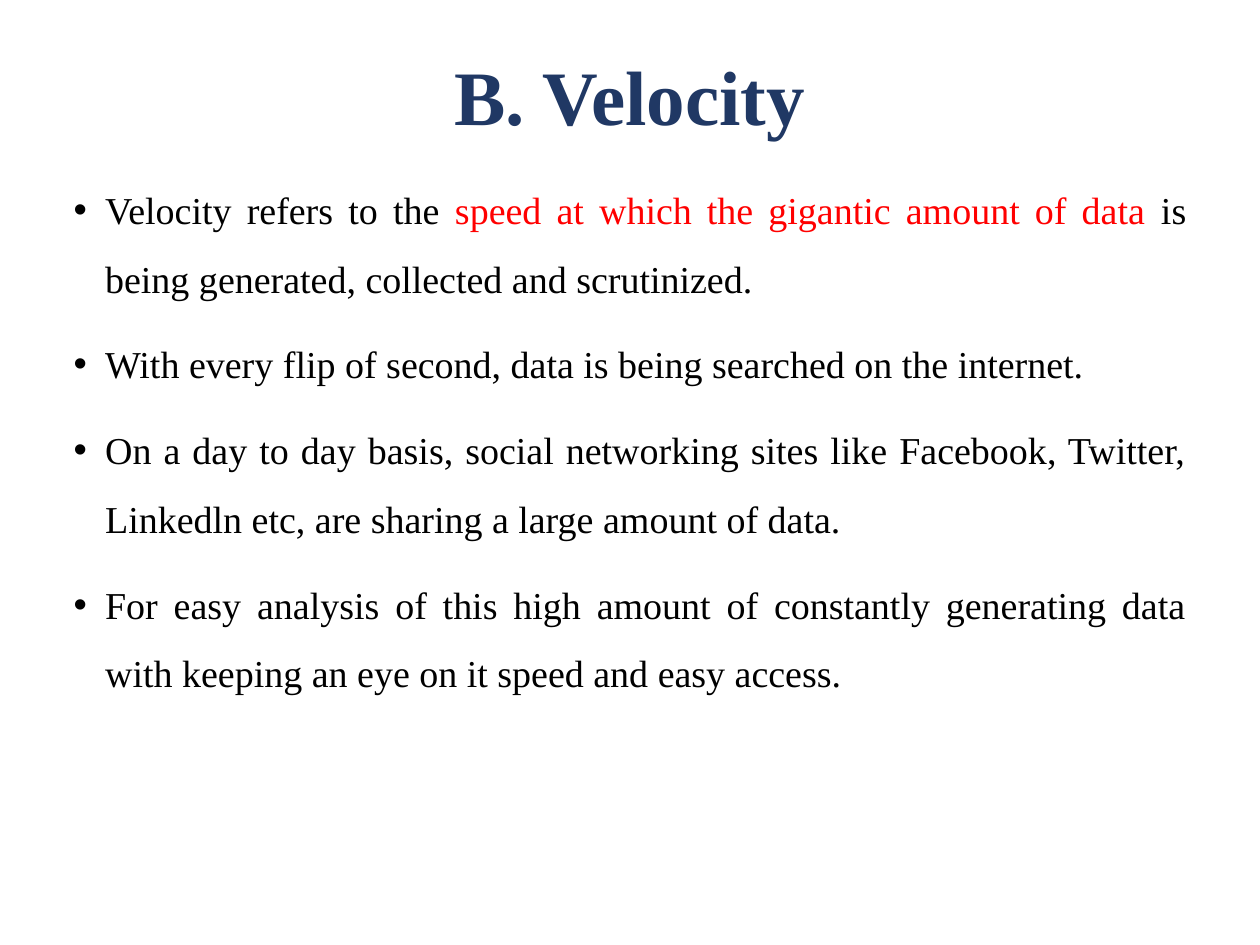
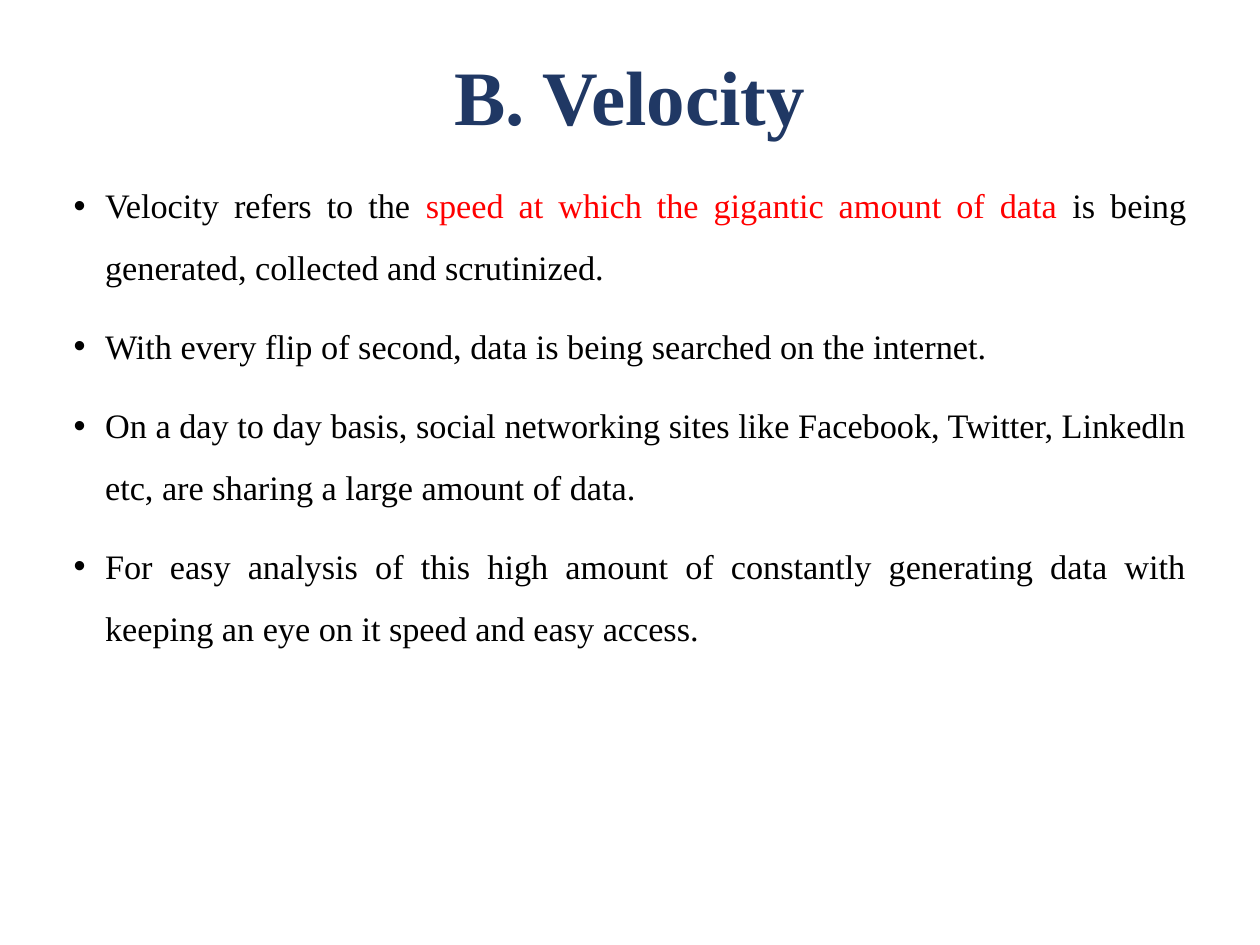
Before and after one commit to arjundontflex/notes.github.io, a slide deck: slide 11 of FDA/Module-1.ppt. Drawn at 1260x945 pixels with LibreOffice and Linux fonts; fonts in the diff are those of the drawing; background and template pictures are left out. Boxes give left, top, right and bottom in pixels: in the first picture for what was removed or moved away, otherwise in the second. Text is boxed around its words. In the diff, an @@ line names an element or a change of style, - is before the commit and + after.

```diff
--- a/FDA/Module-1.ppt
+++ b/FDA/Module-1.ppt
@@ text "Velocity refers to the speed ..." at <box>105,194,1186,648</box>: size 21.7 to 19.6 pt @@
```
Also in this commit, not shown: 3 other slides changed, 3 other files.
